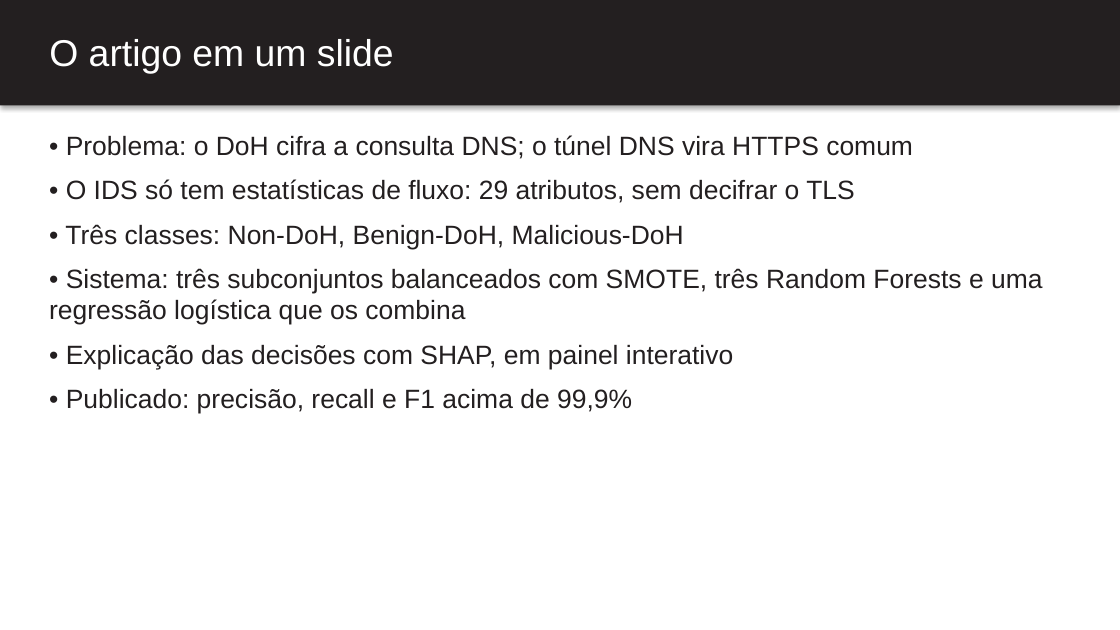
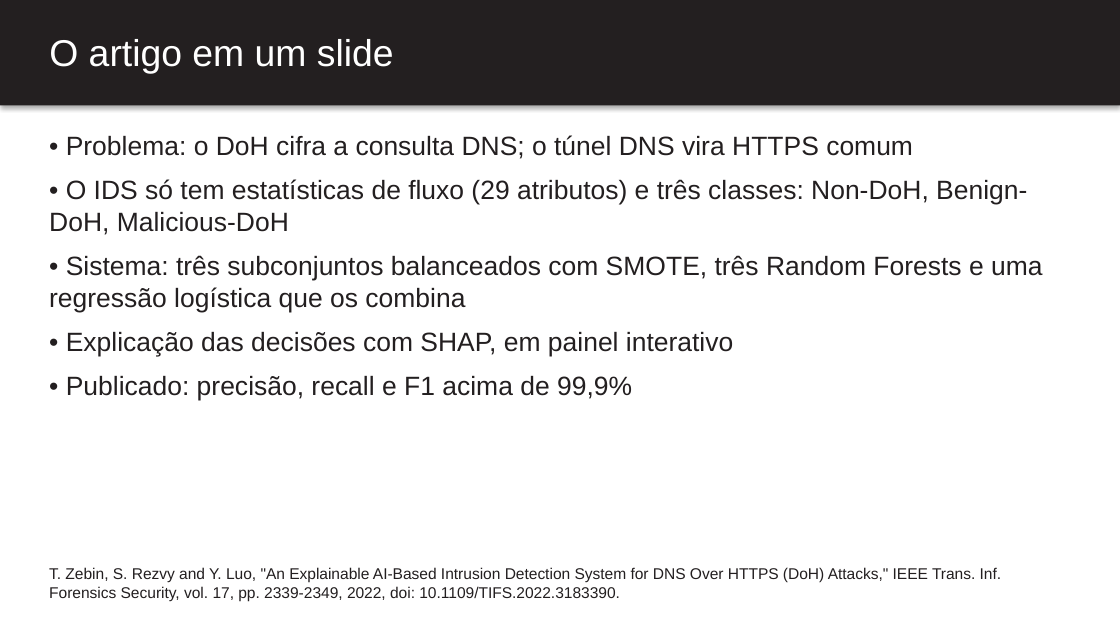
Before and after one commit to BrenoRev/Tecnicas_Ataque_Deteccao_Intrusao, a slide deck: slide 2 of project/report/apresentacao.pptx. Drawn at 1120x630 pixels with LibreOffice and Linux fonts; fonts in the diff are those of the drawing. Boxes give left, top, right and bottom in pixels: in the first picture for what was removed or moved away, otherwise in the second. Text is boxed around its words. In the diff, an @@ line names an element or a change of style, - is before the commit and + after.

```diff
--- a/project/report/apresentacao.pptx
+++ b/project/report/apresentacao.pptx
@@ text at (x1=49, y1=179, x2=1027, y2=235): text changed @@
-• O IDS só tem estatísticas de fluxo: 29 atributos, sem decifrar o TLS
-• Três classes: Non-DoH, Benign-DoH, Malicious-DoH
+• O IDS só tem estatísticas de fluxo (29 atributos) e três classes: Non-DoH, Benign-DoH, Malicious-DoH
@@ text added at (x1=49, y1=567, x2=1002, y2=601), 10 pt, text #231F20 @@
+T. Zebin, S. Rezvy and Y. Luo, "An Explainable AI-Based Intrusion Detection System for DNS Over HTTPS (DoH) Attacks," IEEE Trans. Inf. Forensics Security, vol. 17, pp. 2339-2349, 2022, doi: 10.1109/TIFS.2022.3183390.
```
Also in this commit, not shown: 10 other slides changed, 1 other file.
